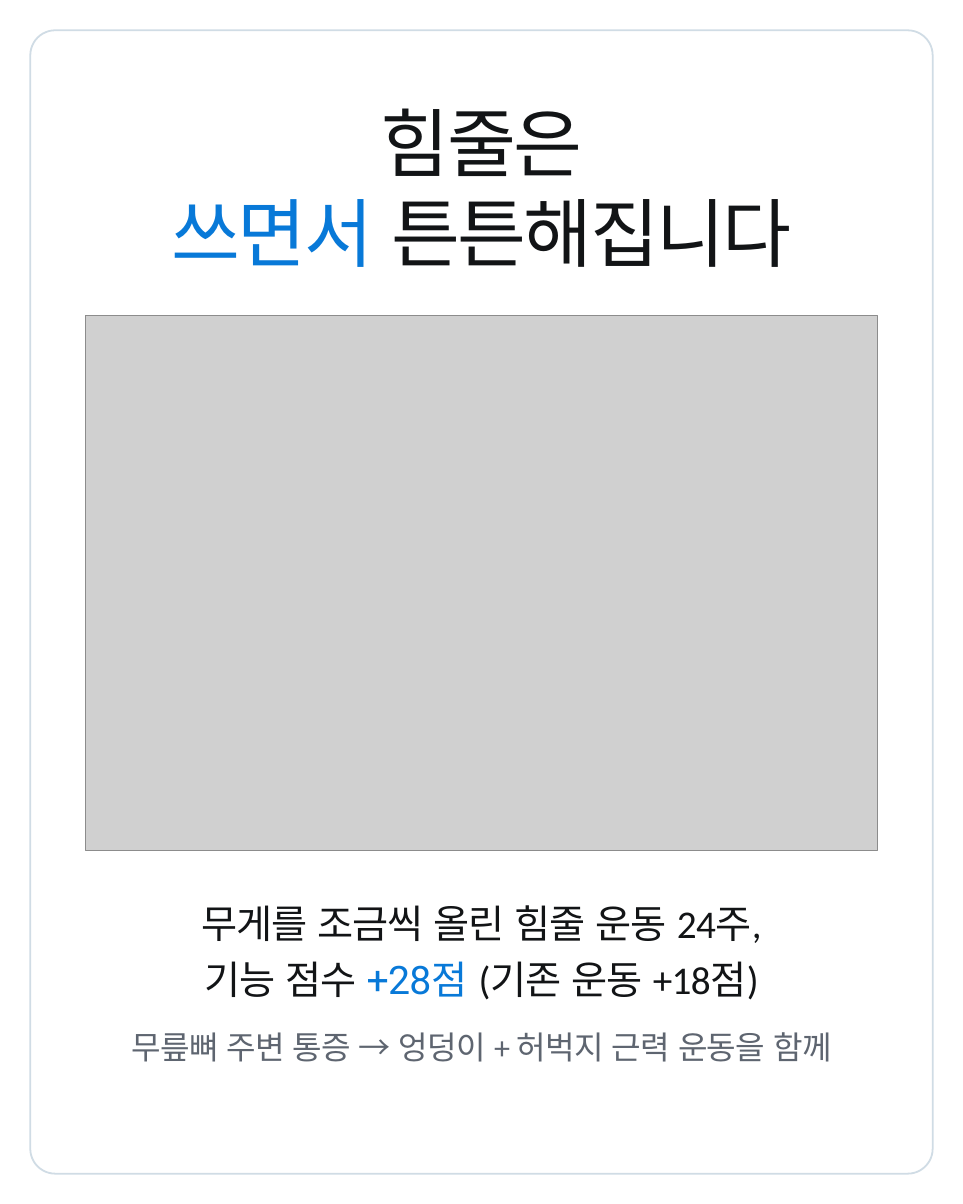
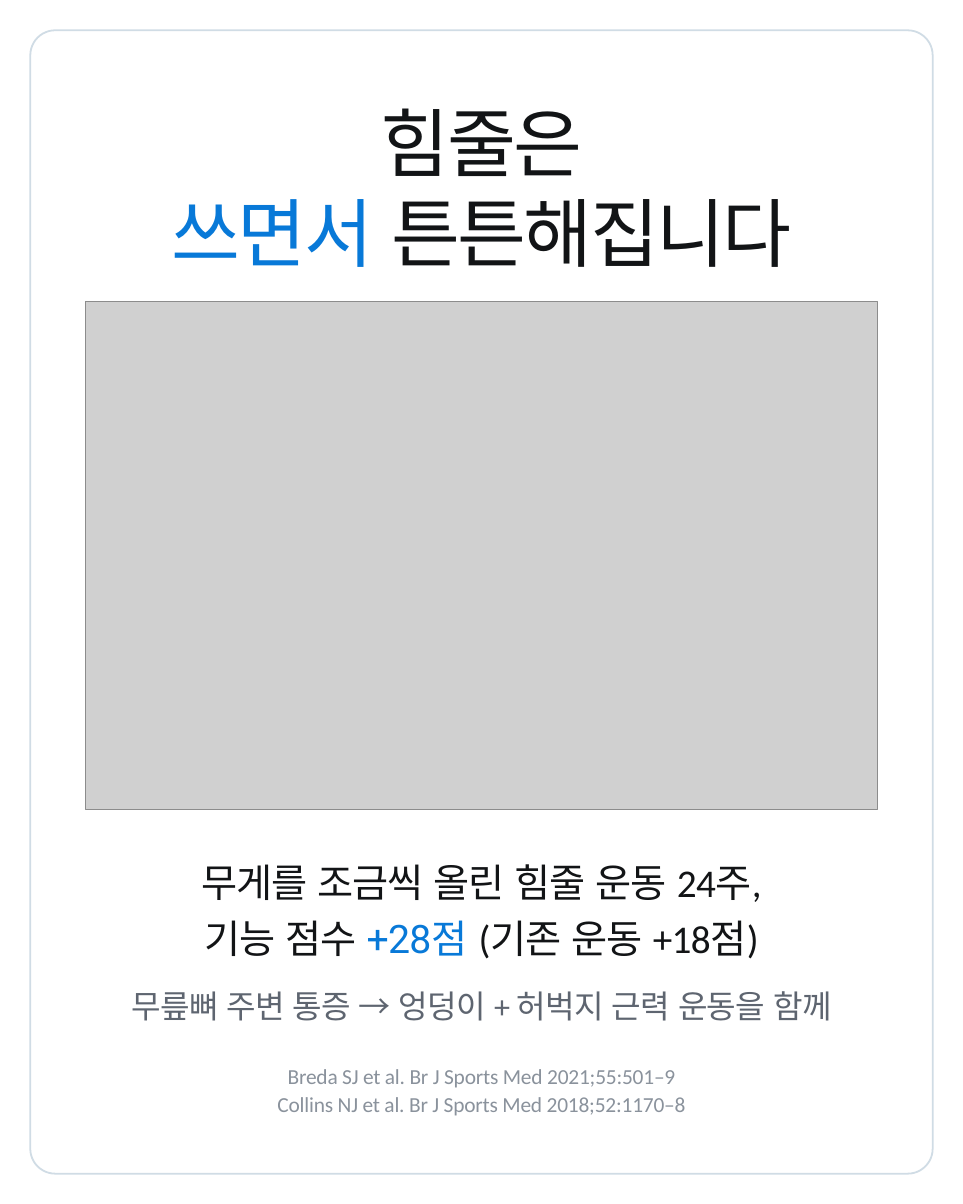
Before and after one commit to js920915-cyber/New-box, a slide deck: slide 7 of content/patellar-strap-runners/adobe-express/patellar-strap-runners-express.pptx. Drawn at 963x1204 pixels with LibreOffice and Linux fonts; fonts in the diff are those of the drawing; grey boxes stand for pictures. Boxes give left, top, right and bottom in pixels: in the first picture for what was removed or moved away, otherwise in the second. Text is boxed around its words. In the diff, an @@ line names an element or a change of style, - is before the commit and + after.

```diff
--- a/content/patellar-strap-runners/adobe-express/patellar-strap-runners-express.pptx
+++ b/content/patellar-strap-runners/adobe-express/patellar-strap-runners-express.pptx
@@ picture resized from (x1=86, y1=315, x2=877, y2=850) to (x1=86, y1=301, x2=877, y2=810) @@
@@ 3 texts moved together from (x1=131, y1=905, x2=831, y2=1062) to (x1=131, y1=864, x2=831, y2=1021) @@
@@ text added at (x1=288, y1=1069, x2=675, y2=1088), 18 pt, text #8A929C @@
+Breda SJ et al. Br J Sports Med 2021;55:501–9
@@ text added at (x1=277, y1=1097, x2=686, y2=1116), 18 pt, text #8A929C @@
+Collins NJ et al. Br J Sports Med 2018;52:1170–8
```
Also in this commit, not shown: 5 other slides changed, 41 other files.
